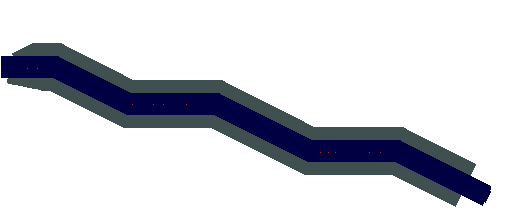
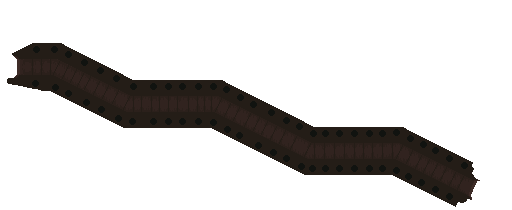
Comparing the layer stacks of the two 512x210 images. Changes:
renamed "Background" to "Material", moved it into group "Material group", painted on it over [left=1, top=43, right=491, bottom=207]
added group "Background group" with 3 layers over [left=7, top=43, right=491, bottom=207]
added layer "Object backing" in group "Background group" over [left=7, top=43, right=475, bottom=207]
added layer "Background" in group "Background group" over [left=7, top=43, right=480, bottom=207]
